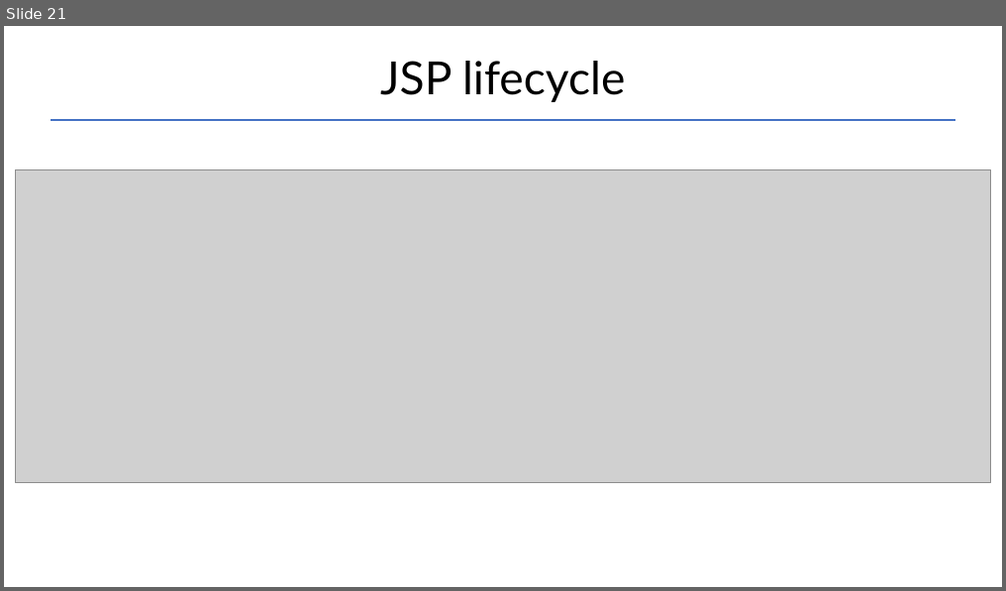
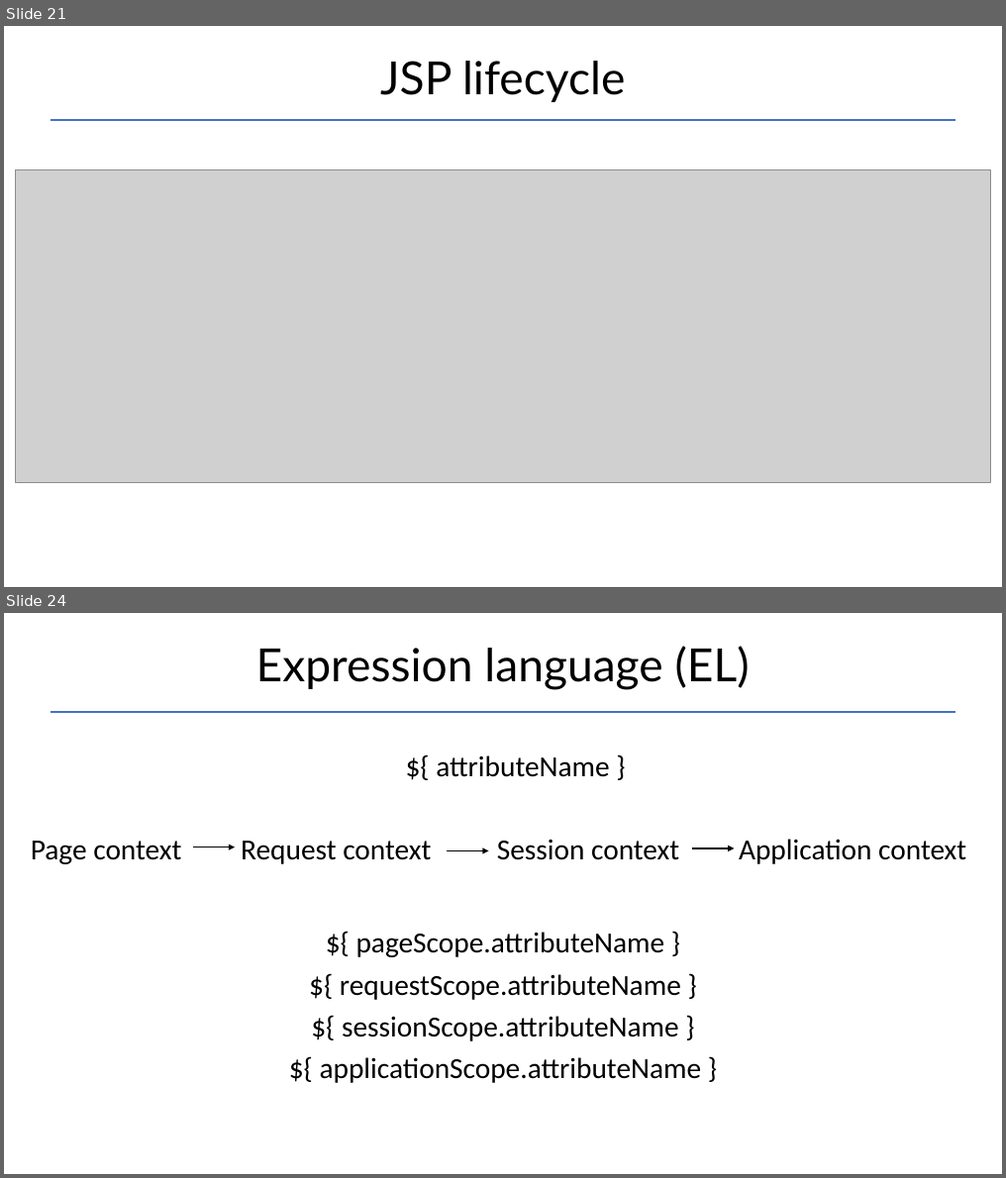
Before and after one commit to Garnik94/Levelup_presentations, a slide deck: Servlet/Servlet_Presentation.pptx. Shown one above the other, each under a label of ours: slide 21 before the commit, slides 21 and 24 after it; the slides between them are not shown. The pictures are 1006x591 and 1006x1178 pixels, drawn with LibreOffice and Linux fonts; fonts in the diff are those of the drawing; grey boxes stand for pictures. Boxes give left, top, right and bottom in pixels: in the first picture for what was removed or moved away, otherwise in the second. Text is boxed around its words. In the diff, an @@ line names an element or a change of style, - is before the commit and + after.

```diff
--- a/Servlet/Servlet_Presentation.pptx
+++ b/Servlet/Servlet_Presentation.pptx
@@ slide 24 added at (x1=4, y1=613, x2=1002, y2=1174), background #FFFFFF @@
@@ title added at (x1=256, y1=646, x2=749, y2=690), 44 pt, text #000000 @@
+Expression language (EL)
@@ line added from (51, 712) to (955, 712), #4472C4 1.5 pt @@
@@ text added at (x1=436, y1=756, x2=609, y2=777), 28 pt, text #000000 @@
+${ attributeName }
@@ text added at (x1=31, y1=839, x2=966, y2=864), 28 pt, text #000000 @@
+Page context Request context Session context Application context
@@ arrow added from (193, 848) to (235, 848), #000000 1.5 pt @@
@@ arrow added from (693, 849) to (734, 849), #000000 1.5 pt @@
@@ arrow added from (448, 851) to (489, 851), #000000 1.5 pt @@
@@ text added at (x1=320, y1=932, x2=702, y2=1083), 28 pt, text #000000 @@
+${ pageScope.attributeName }
+${ requestScope.attributeName }
+${ sessionScope.attributeName }
+${ applicationScope.attributeName }
```
Also in this commit, not shown: 1 slide changed, 1 other slide added, 2 other files.
